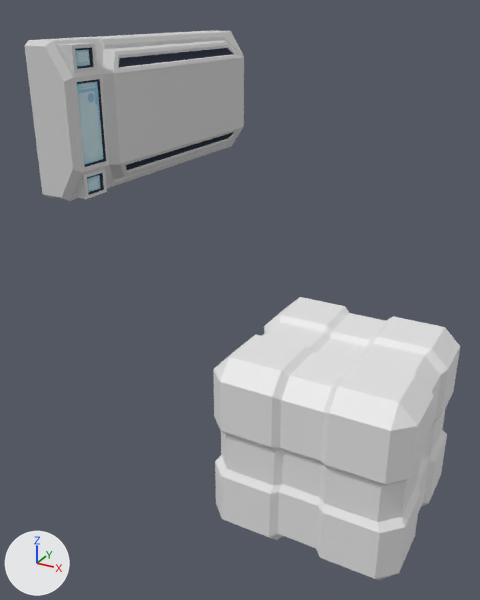
The Blender file Chasm/Assets/Models/corridors.blend, before and after one commit.
Before and after are seen from a 50 mm camera at (1.1, -3.17, 2.26) aimed at (-1.3, 1.19, 0.08). Lighting does not change. The marker at lower left points along +X, +Y and +Z.

Objects in the first picture: 'Cube.001', 'Panel2'.
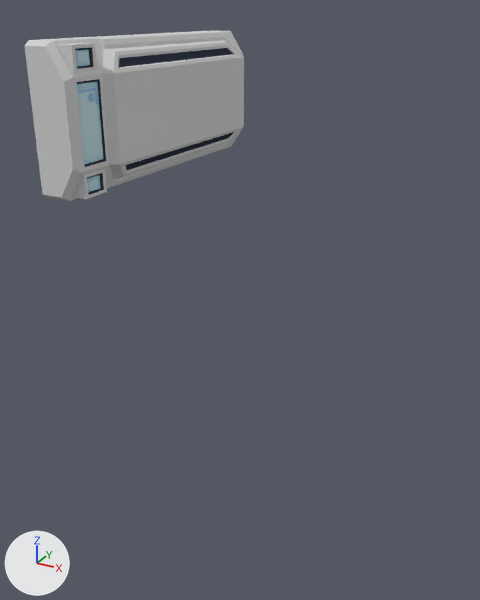
Diff of the bpy script that builds the scene:
```diff
--- a/Chasm/Assets/Models/corridors.blend.py
+++ b/Chasm/Assets/Models/corridors.blend.py
@@ ob_cube_001 @@
 ob_cube_001.location = (0.0, 0.0, 0.0)
+ob_cube_001.hide_render = True
```

Where the change shows, as pixel boxes [x1, y1, x2, y2] in the pictures (480 x 600 px):
'Cube.001', hidden
    before: [213, 297, 460, 580]
